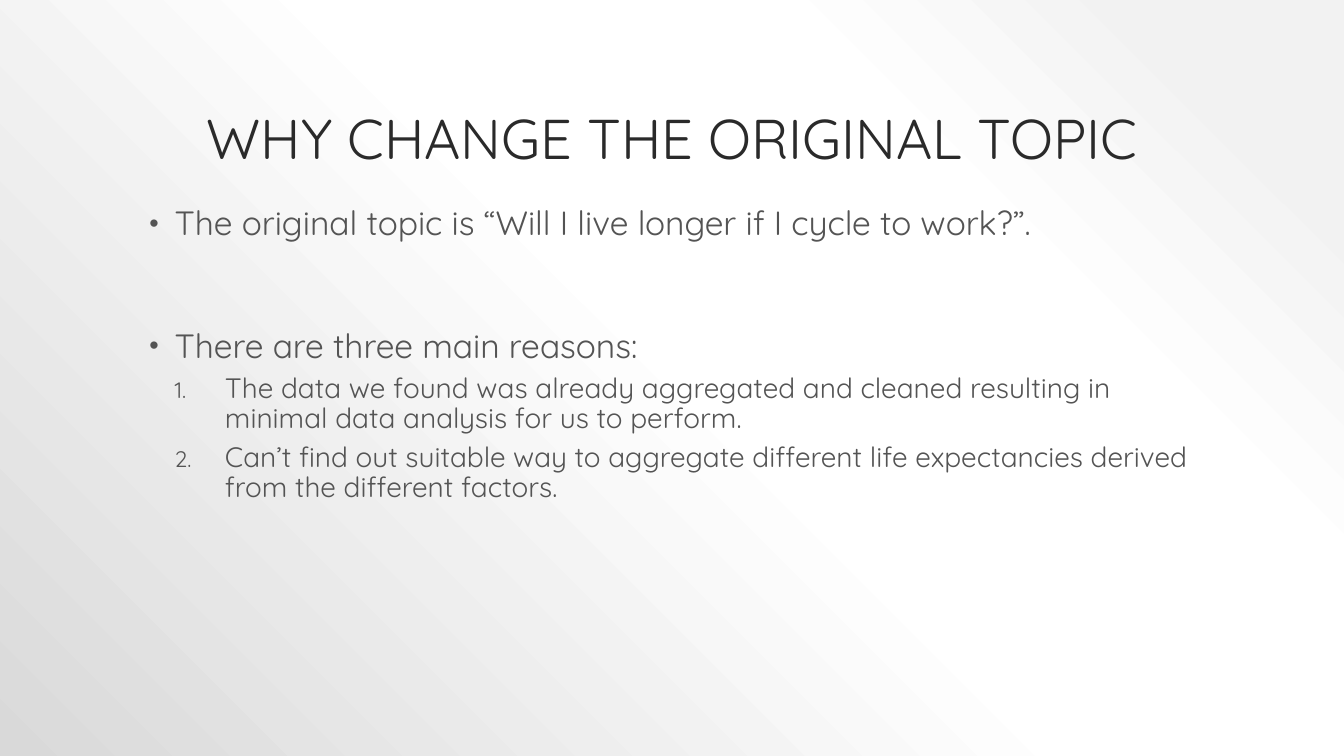
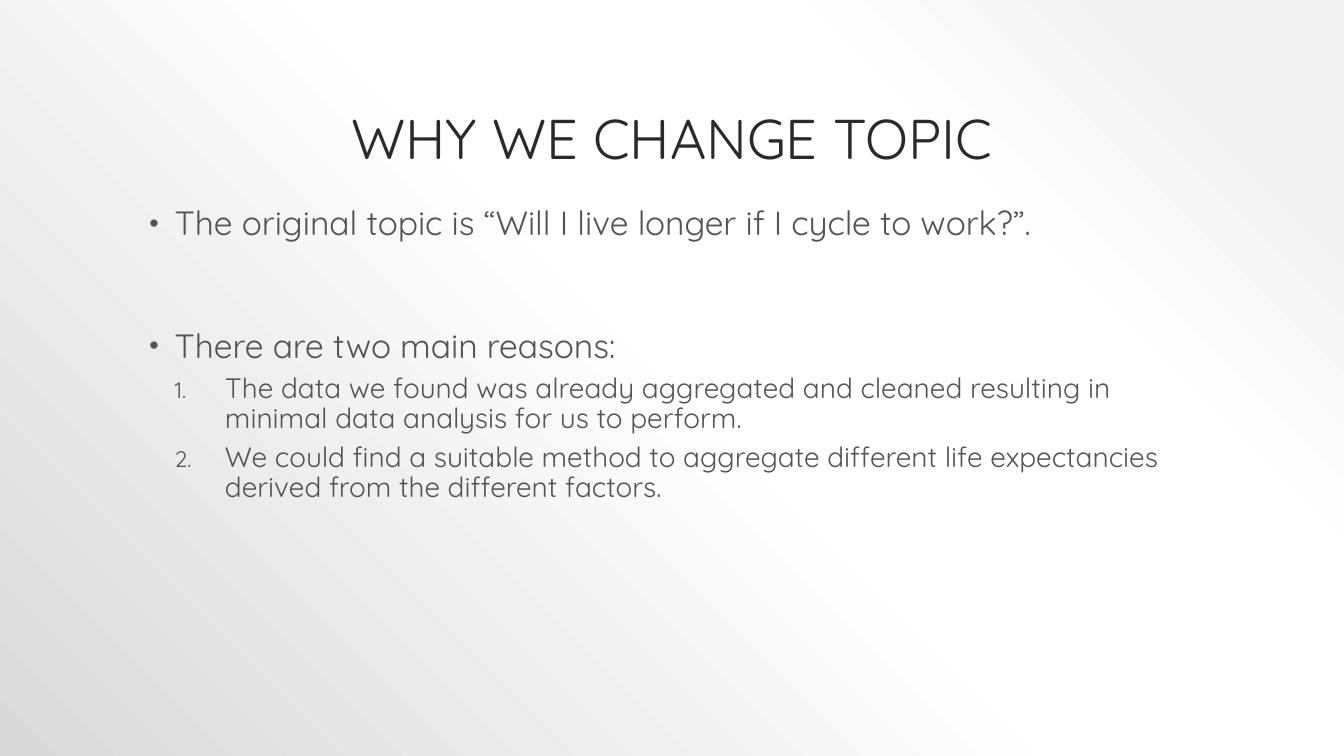
Before and after one commit to sg4g17/Cycle-to-Work, a slide deck: slide 3 of Predictors for the ratio of dollar and pound.pptx. Drawn at 1344x756 pixels with LibreOffice and Linux fonts; fonts in the diff are those of the drawing. Boxes give left, top, right and bottom in pixels: in the first picture for what was removed or moved away, otherwise in the second. Text is boxed around its words. In the diff, an @@ line names an element or a change of style, - is before the commit and + after.

```diff
--- a/Predictors for the ratio of dollar and pound.pptx
+++ b/Predictors for the ratio of dollar and pound.pptx
@@ title at (351,119,992,160): text changed @@
-WHY CHANGE THE ORIGINAL TOPIC
+WHY WE CHANGE TOPIC
@@ text at (175,333,616,359): text changed @@
-• There are three main reasons:
+• There are two main reasons:
@@ text at (225,446,1158,498): text changed @@
-  2. Can’t find out suitable way to aggregate different life expectancies derived from the different factors.
+  2. We could find a suitable method to aggregate different life expectancies derived from the different factors.
```
Also in this commit, not shown: 7 other slides changed.
